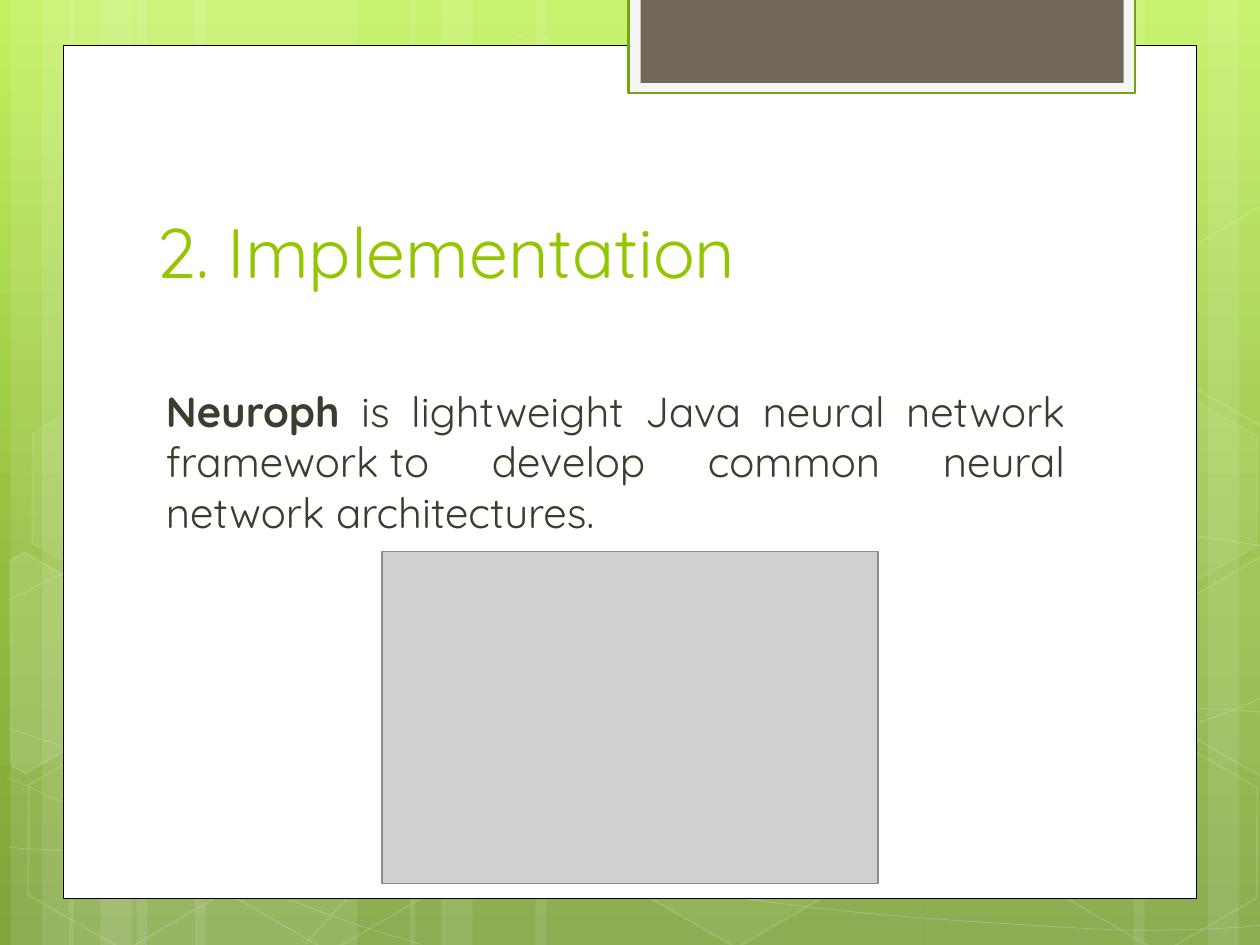
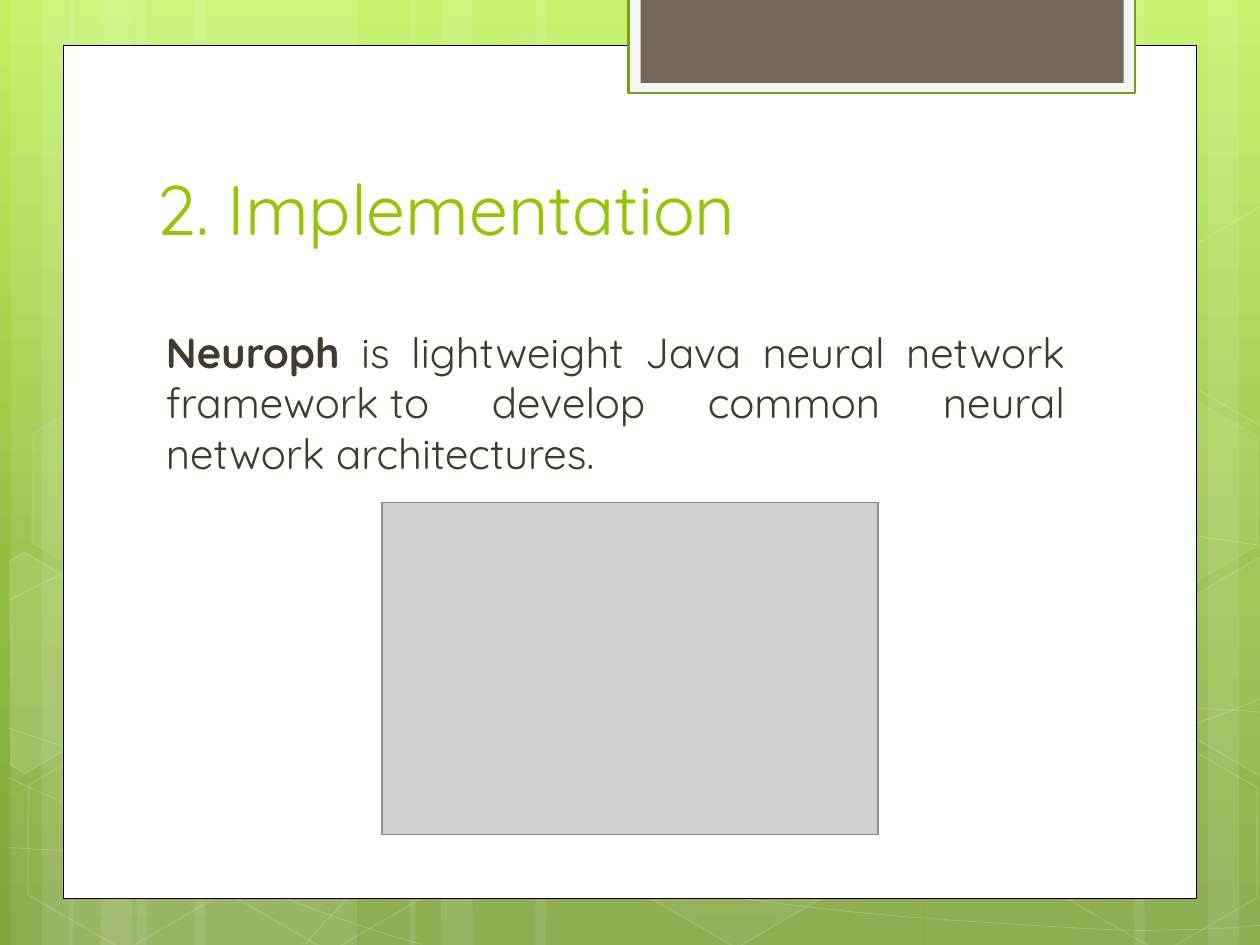
Before and after one commit to Visorgood/MenthalLab, a slide deck: slide 8 of Docs/Data Extraction for the Quantified Self v2.pptx. Drawn at 1260x945 pixels with LibreOffice and Linux fonts; fonts in the diff are those of the drawing; grey boxes stand for pictures. Boxes give left, top, right and bottom in pixels: in the first picture for what was removed or moved away, otherwise in the second. Text is boxed around its words. In the diff, an @@ line names an element or a change of style, - is before the commit and + after.

```diff
--- a/Docs/Data Extraction for the Quantified Self v2.pptx
+++ b/Docs/Data Extraction for the Quantified Self v2.pptx
@@ title "2. Implementation": place and size @@
-title "2. Implementation" at bbox=[156, 226, 735, 292]
+title "2. Implementation" at bbox=[156, 183, 735, 249]
@@ text "Neuroph is lightweight Java neural ...": place and size @@
-text "Neuroph is lightweight Java neural ..." at bbox=[166, 396, 1065, 529]
+text "Neuroph is lightweight Java neural ..." at bbox=[166, 337, 1065, 470]
@@ picture: place and size @@
-picture at bbox=[382, 552, 878, 885]
+picture at bbox=[382, 503, 878, 835]
```
Also in this commit, not shown: 7 other slides changed, 4 slides added, 2 slides removed.
